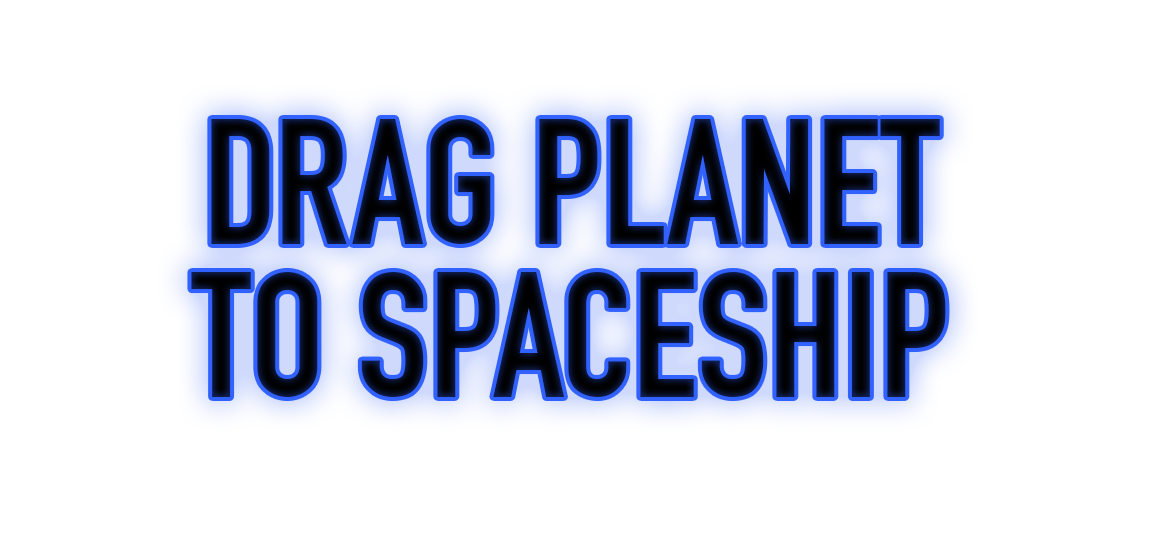
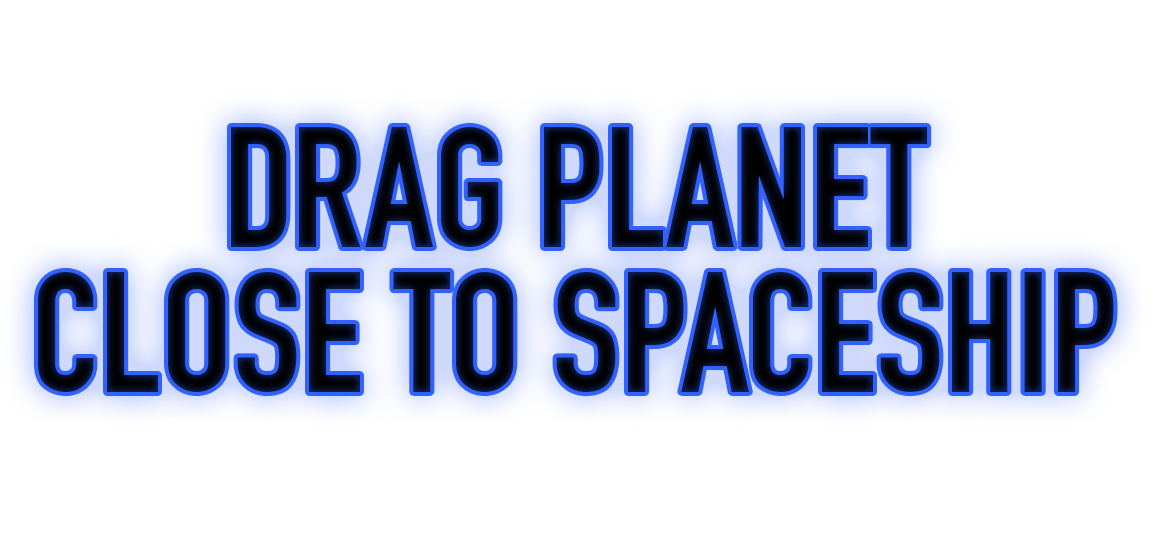
Two versions of the same layered image (1167px x 542px). Layer-by-layer changes:
renamed "drag planet to spaceship" to "drag planet close to spaceship", painted on it over (38, 119, 1114, 397)
